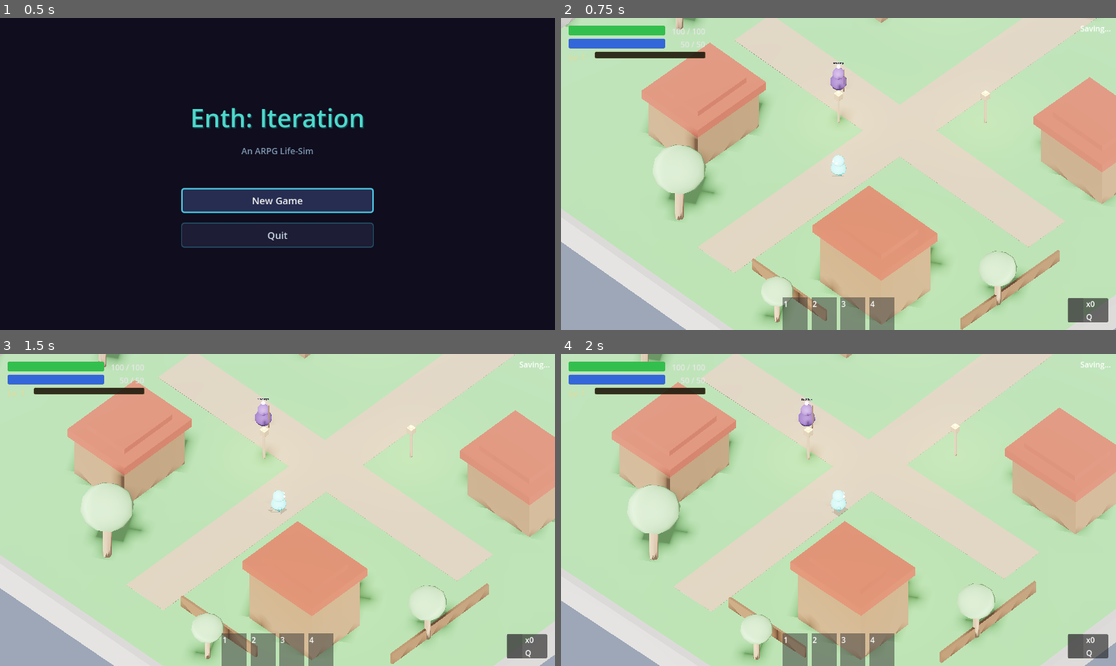
Above: before the commit, frames 1-4 (two rows, left to right).
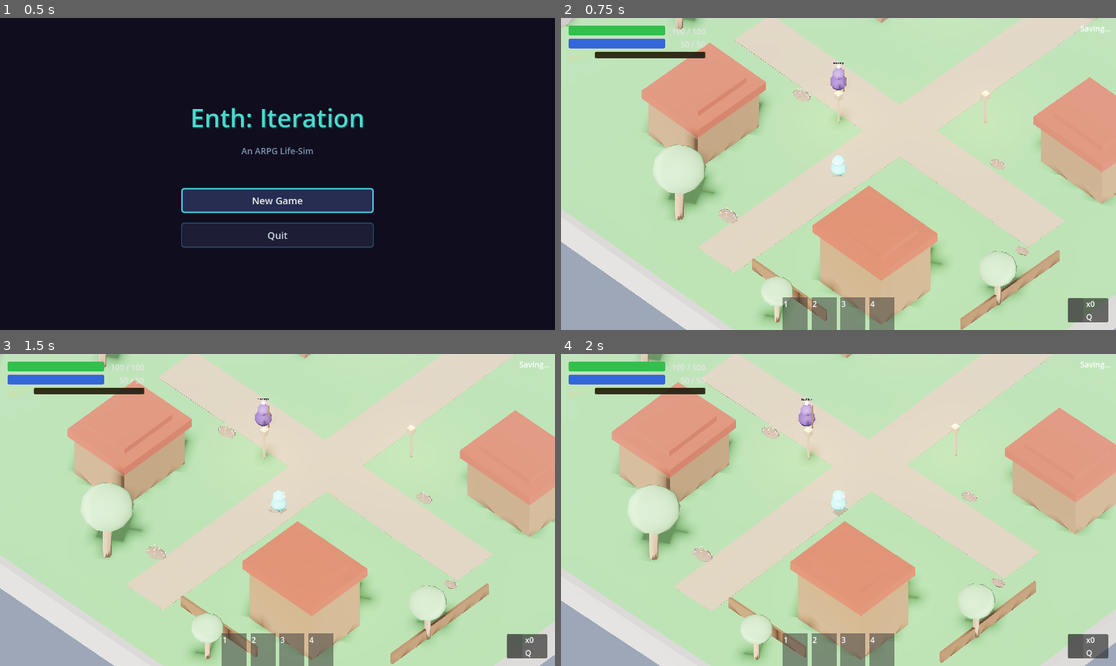
Above: after the commit, the same moments.

Repository: hwashburn1011/enth-iteration
Game: Godot game, scene res://scenes/main/MainMenu.tscn
The game is run twice, just before and just after one commit, with the same random seed, the same clock (stepped at 60 frames per second) and the same inputs.
Inputs (mouse positions are in pixels of both pictures, inside the frame that each line leads up to):
- Up to frame 1 (0.5 s): no input
- Up to frame 2 (0.75 s): click "New Game" at 0.5 s
- Up to frame 3 (1.5 s): tap Enter at 1.25 s; move the mouse to (399, 494) at 1.27 s; hold D (move_right) from 1.28 s (still down); tap 1 (ability_1) at 1.35 s; click (399, 494) at 1.42 s
- Up to frame 4 (2 s): keep holding D (move_right)

Frame 1 is identical in both runs. In frame 2, 0.3% of the frame differs, in the area x 28-85%, y 22-77%; in frame 3, 0.3%; in frame 4, 0.3%, in the area x 23-80%, y 22-75%.

Commit message:
visual: fence section, flower beds, portal archway + town integration
New Blender models:
- fence_section.glb: Wooden posts with horizontal rails
- flower_bed.glb: Soil mound with 12 colorful flower spheres + leaves

Town integration:
- 4 flower beds placed around paths with varied scales
- Portal archway model placed at dungeon entrance position
- New _add_prop() helper for easy .glb placement

Total Blender models: 12 (cottage, workshop, globbler, glitch_bug,
memory_leak, rogue_process, tree, lantern, server_rack, data_terminal,
loot_chest, portal_archway, fence_section, flower_bed)

Co-Authored-By: Claude Opus 4.6 (1M context) <noreply@anthropic.com>

Diff:
--- a/scenes/town/town.gd
+++ b/scenes/town/town.gd
@@ -174,6 +174,24 @@
 	_add_fence(geom, Vector3(-14, 0.4, -3), Vector3(0.15, 0.8, 6))
 	_add_fence(geom, Vector3(14, 0.4, 5), Vector3(0.15, 0.8, 8))
 	_add_fence(geom, Vector3(5, 0.4, 14), Vector3(6, 0.8, 0.15))
+
+	# --- Flower beds ---
+	_add_prop(geom, "res://assets/models/props/flower_bed.glb", Vector3(-6, 0, 2), Vector3(0.8, 0.8, 0.8))
+	_add_prop(geom, "res://assets/models/props/flower_bed.glb", Vector3(6, 0, -2), Vector3(0.7, 0.7, 0.7))
+	_add_prop(geom, "res://assets/models/props/flower_bed.glb", Vector3(-2, 0, 12), Vector3(0.9, 0.9, 0.9))
+	_add_prop(geom, "res://assets/models/props/flower_bed.glb", Vector3(12, 0, 2), Vector3(0.6, 0.6, 0.6))
+
+	# --- Portal archway at dungeon entrance ---
+	_add_prop(geom, "res://assets/models/props/portal_archway.glb", Vector3(0, 0, -15), Vector3(1, 1, 1))
+
+
+func _add_prop(parent: Node3D, path: String, pos: Vector3, scale: Vector3) -> void:
+	var scene: PackedScene = load(path) as PackedScene
+	if scene:
+		var instance: Node3D = scene.instantiate() as Node3D
+		instance.scale = scale
+		parent.add_child(instance)
+		instance.global_position = pos
 
 
 func _add_path(parent: Node3D, pos: Vector3, size: Vector3) -> void:
Binary file added: assets/models/props/fence_section.glb
Binary file added: assets/models/props/flower_bed.glb
